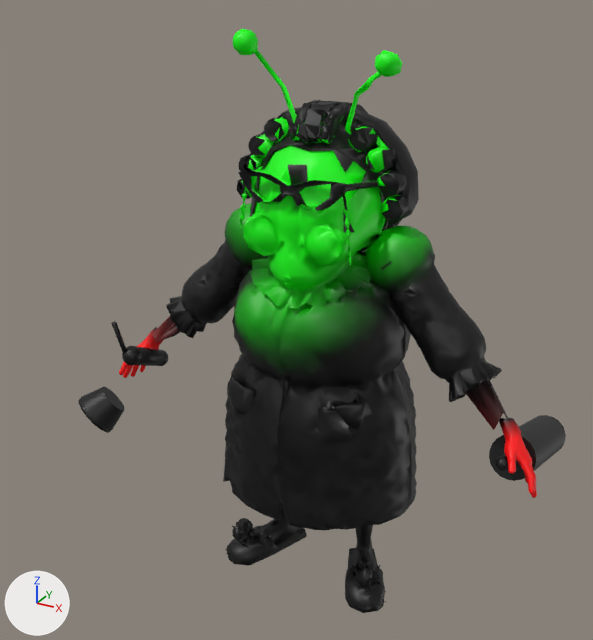
One commit to the glTF model godot/assets3d/actors/maw.glb: the scene before it, then after it.
Camera for both pictures: a 50 mm lens placed at (2.62, -5.16, 4.84), pointed at (-0.36, 0.27, 2.13). The axes (+X, +Y, +Z) are drawn at lower left. The lights are the same throughout. The first picture is the older version. Vertices at exactly the same position are counted once.

The first picture shows 'held_gear0', 'held_gear1', 'maw'.
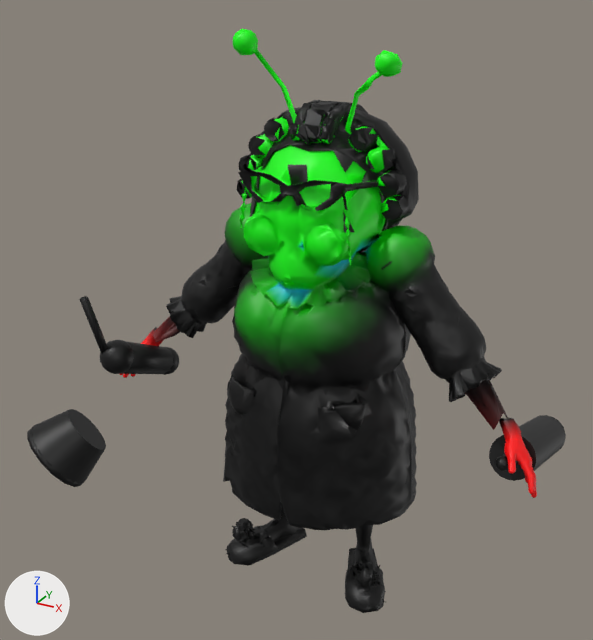
Where the change shows, as pixel boxes (x1, y1, x2, y2) in the pictures (593 x 640 px):
'held_gear0', moved, rescaled (68% wider, 70% taller)
    before: (78, 321, 168, 433)
    after: (27, 296, 179, 487)
part 1 of me_mesh_0_001, recoloured
    both: (268, 244, 372, 308)
part 2 of me_mesh_0_001, recoloured
    both: (264, 236, 382, 308)

Patch to the scene script:
```diff
--- a/godot/assets3d/actors/maw.glb.py
+++ b/godot/assets3d/actors/maw.glb.py
@@ me_mesh_0_001 @@
 me_mesh_0_001.from_pydata(...)  # 10515 vertices, 21466 faces; spans x -1.83..1.8, y -0.64..0.78, z 0.0..4.4
 # used by ob_maw; location = (0.0, 0.0, 0.0)
+# me_mesh_0_001 part 1: 262 faces centred in x -0.43..0.39, y -0.44..0.42, z 2.63..2.98 are repainted in the vertex colours; the middle colour goes from green #00d100 to cyan #00d1e2
+# me_mesh_0_001 part 2: 231 faces centred in x -0.51..0.44, y -0.47..0.52, z 2.62..3.06 are repainted in the vertex colours; the middle colour goes from green #00d900 to cyan #00d9bc
 me_mesh_0_001.materials.append(mat_defaultmaterial)
@@ me_mesh_0_006 @@
 # used by ob_held_gear0; location = (0.0, 0.0, 0.0)
-me_mesh_0_006.from_pydata(...)  # 362 vertices, 696 faces; spans x -2.161..-1.493, y -0.634..0.039, z 0.986..2.124
+me_mesh_0_006.from_pydata(...)  # 362 vertices, 696 faces; spans x -2.566..-1.43, y -0.998..0.146, z 0.492..2.426
+# me_mesh_0_006 part 3: the whole mesh is scaled about its middle by 1.7, then moved by (-0.171, -0.129, -0.096)
 me_mesh_0_006.materials.append(mat_defaultmaterial_001)
```
